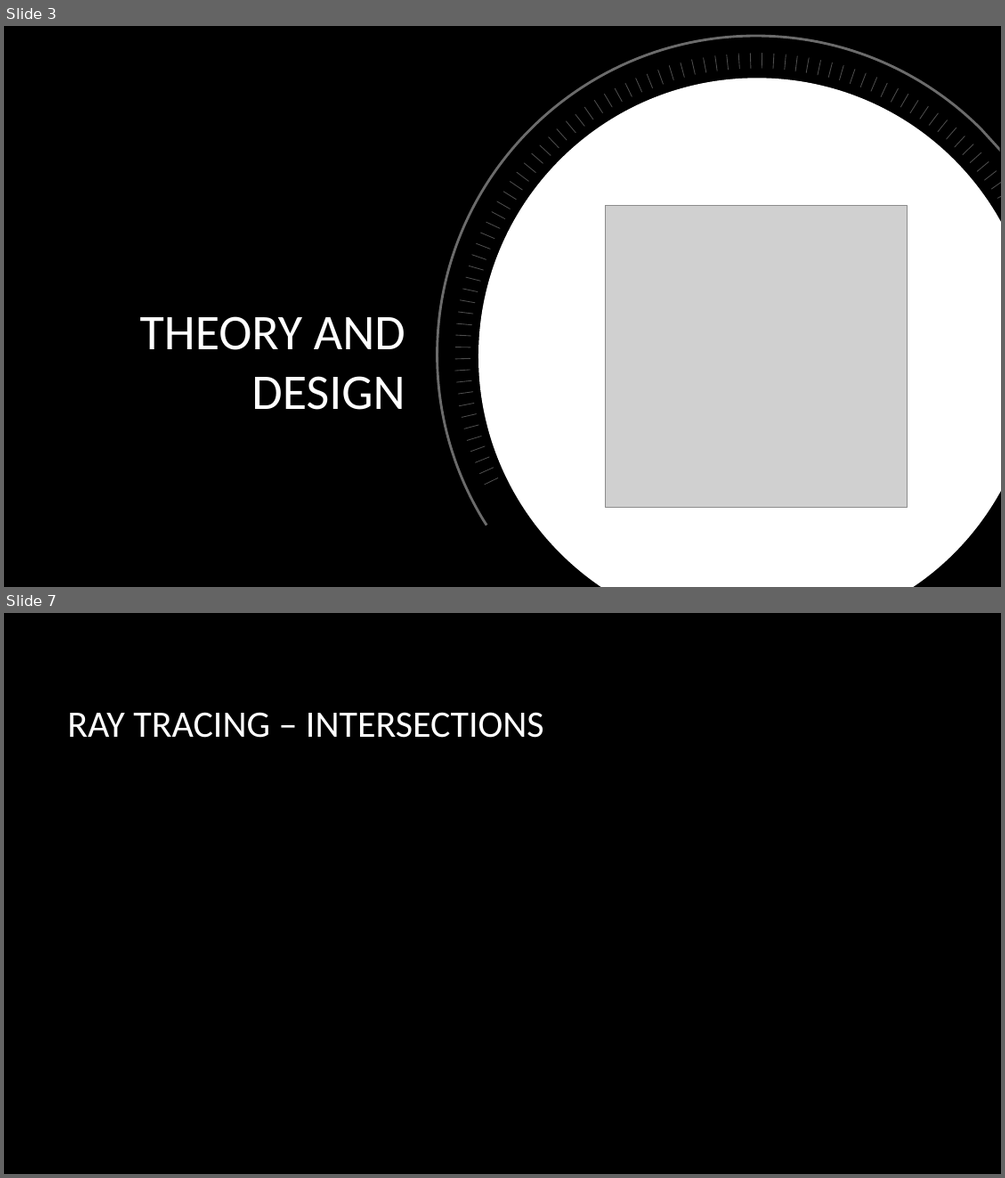
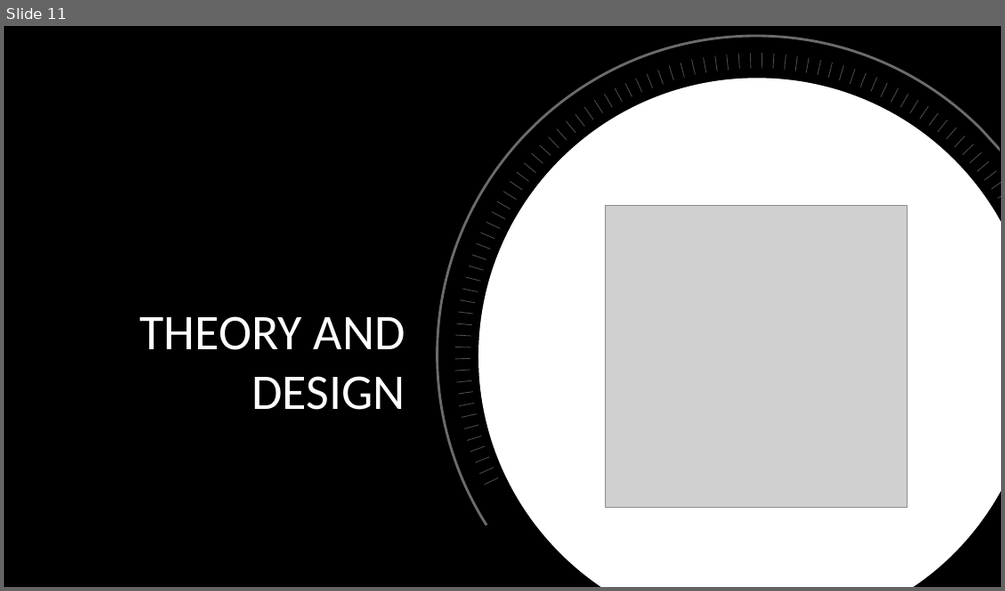
Before and after one commit to MariaPrograms/RayCasting, a slide deck: Graphics and Computational Programming.pptx. Shown one above the other, each under a label of ours: slides 3 and 7 before the commit, slide 11 after it; the slides between them are not shown. The pictures are 1005x1178 and 1005x591 pixels, drawn with LibreOffice and Linux fonts; fonts in the diff are those of the drawing; grey boxes stand for pictures; background and template pictures are left out. Boxes give left, top, right and bottom in pixels: in the first picture for what was removed or moved away, otherwise in the second. Text is boxed around its words. In the diff, an @@ line names an element or a change of style, - is before the commit and + after.

```diff
--- a/Graphics and Computational Programming.pptx
+++ b/Graphics and Computational Programming.pptx
@@ slide 7 removed at <box>4,613,1001,1174</box>, background picture (left out) @@
@@ title removed at <box>67,712,544,738</box> @@
-RAY TRACING – INTERSECTIONS
@@ what was slide 3 is now slide 11 @@
```
Also in this commit, not shown: 2 slides changed, 4 slides added, 1 other slide removed, 3 other files.
